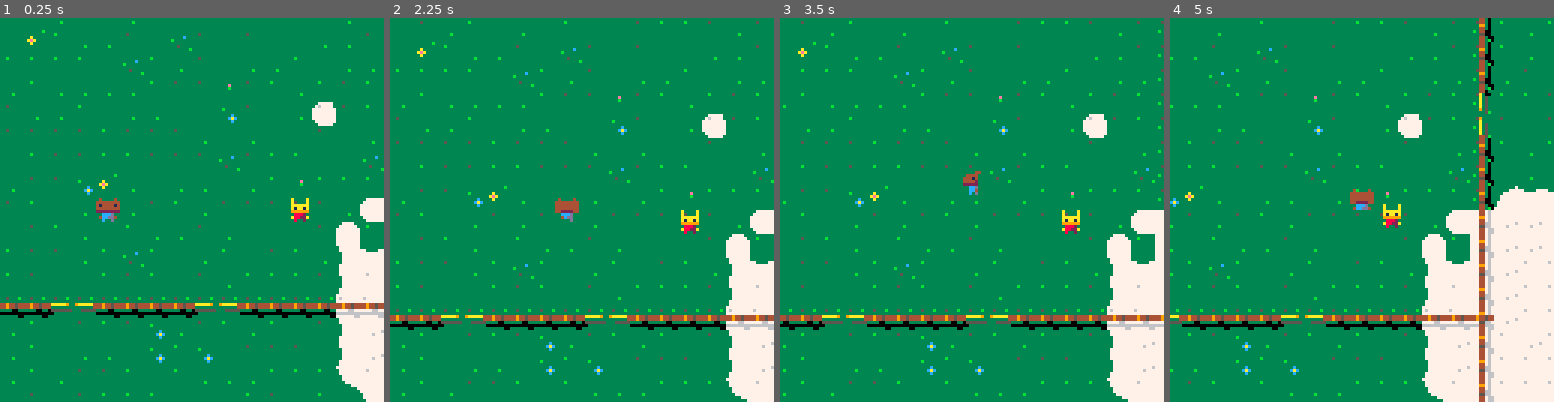
Above: before the commit, frames 1-4 (left to right).
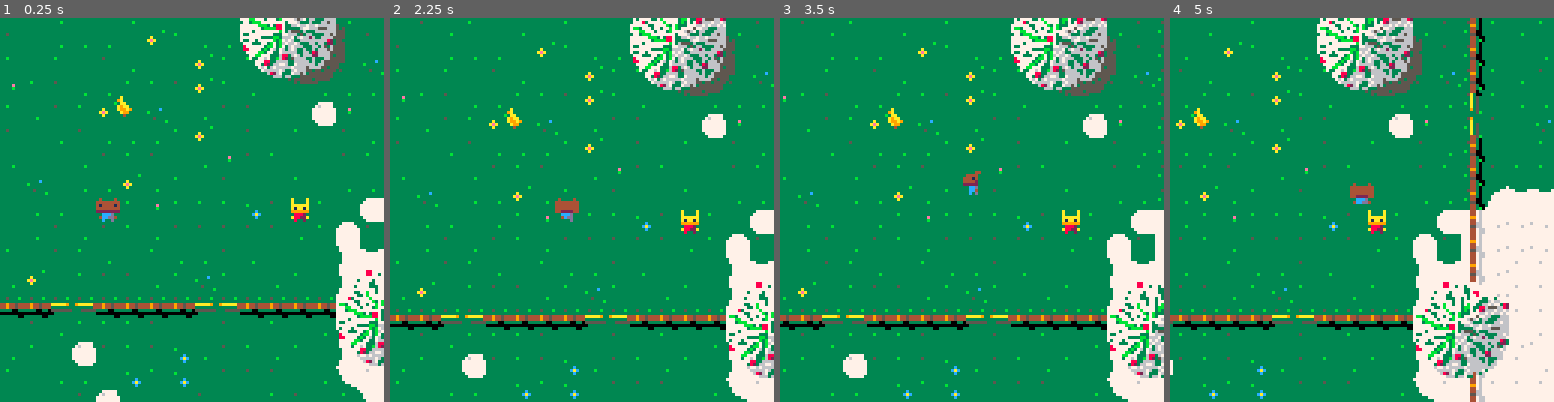
Above: after the commit, the same moments.

Repository: ElectricToy/pico-8
Game: PICO-8 cartridge snow.p8
Two runs of this game, one before a commit and one after it. Both use one fixed random seed, a clock stepped at 60 frames per second and the inputs below.
Inputs:
- Up to frame 1 (0.25 s): no input
- Up to frame 2 (2.25 s): hold Right 1.6-2.1 s; hold Up from 2.15 s (still down)
- Up to frame 3 (3.5 s): release Up at 2.42 s; hold Right 2.47-3.03 s; hold Left from 3.08 s (still down)
- Up to frame 4 (5 s): release Left at 3.58 s; hold Down 3.63-3.97 s; hold Right 4.02-4.68 s; hold Up from 4.73 s (still down)

The runs differ from the first frame. In frame 1, 7.1% of the frame differs, in the area x 1-100%, y 0-100%; in frame 2, 7.6%; in frame 3, 7.9%; in frame 4, 17%, in the area x 0-100%, y 0-100%.

Commit message:
Implement subclassing, trees, better sounds, beginning of chickens.

Diff:
--- a/snow.p8
+++ b/snow.p8
@@ -2,13 +2,56 @@
 version 10
 __lua__
 
+-- object oriented infrastructure. See http://lua-users.org/wiki/InheritanceTutorial
+
+function inheritsFrom( baseClass )
+
+    local new_class = {}
+    new_class.__index = new_class
+
+    if nil ~= baseClass then
+        setmetatable( new_class, { __index = baseClass } )
+    end
+
+    -- Implementation of additional OO properties starts here --
+
+    -- Return the class object of the instance
+    function new_class:class()
+        return new_class
+    end
+
+    -- Return the super class object of the instance
+    function new_class:superClass()
+        return baseClass
+    end
+
+    -- Return true if the caller is an instance of theClass
+    function new_class:isa( theClass )
+        local b_isa = false
+
+        local cur_class = new_class
+
+        while ( nil ~= cur_class ) and ( false == b_isa ) do
+            if cur_class == theClass then
+                b_isa = true
+            else
+                cur_class = cur_class:superClass()
+            end
+        end
+
+        return b_isa
+    end
+
+    return new_class
+end
+
+
 -- vector class
 
-vector = {}
+vector = inheritsFrom( nil )
 
 function vector:new( x, y )
 	local newobj = { x = x, y = y }
-	self.__index = self
 	return setmetatable( newobj, self )
 end
 
@@ -99,7 +142,7 @@
 
 -- class sprite
 
-sprite = {}
+sprite = inheritsFrom( nil )
 
 function sprite:new( x, y )
 	local newobj = {
@@ -108,7 +151,6 @@
 		animationindex = 1,
 		spriteflip = false,
 	}
-	self.__index = self
 	return setmetatable( newobj, self )
 end
 
@@ -136,9 +178,13 @@
 
 -- class body
 
-body = {}
+body = inheritsFrom( nil )
 
 function body:new( x, y, radius )
+	assert( x )
+	assert( y )
+	assert( radius )
+
 	local newobj = {
 		alive = true,
 		pos = vector:new( x, y ),
@@ -155,8 +201,9 @@
 		totalcontrollerimpulse = 0,
 		feetsnowiness = 0,
 		currentmappos = nil,				-- todo
+		collisionmask = 0xFF,
+		collisionrefusalmask = 0,
 	}
-	self.__index = self
 	add( bodies, newobj )
 	return setmetatable( newobj, self )
 end
@@ -203,6 +250,7 @@
 
 function body:onenteringmappos( mappos )
 	-- todo
+	printh( "entering " .. mappos:tostring() )
 end
 
 function setgate( mappos, step, ulspriteindex, brspriteindex )
@@ -329,7 +377,6 @@
 end
 
 function body:onfootstep()
-	sfx( 0 )
 
 	-- decline snowiness.
 
@@ -340,6 +387,9 @@
 	local mapsprite = mapatworld( self:footposition() )
 	if fget( mapsprite, 3 )	then -- snowy?
 		self.feetsnowiness = clamp( self.feetsnowiness + 0.15, 0, 1 )
+		sfx( 2 )
+	else
+		sfx( 0 )
 	end
 
 	-- place footprints
@@ -350,15 +400,44 @@
 	end
 end
 
+-- class player
+
+player = inheritsFrom( body )
+
+function player:new( x, y )
+	local newobj = body:new( x, y, 4 )
+
+	newobj.drag = 0.5
+	newobj.controllerimpulsescalar = 0.8
+	newobj.collisionrefusalmask = 1			-- Players don't collide with each other.
+
+	return setmetatable( newobj, self )
+end
+
+-- class chicken
+
+chicken = inheritsFrom( body )
+
+function chicken:new( x, y )
+	local newobj = body:new( x, y, 3 )
+
+	newobj:setbasesprite( 113 )
+	newobj.sprite.animation = { newobj.basesprite }
+	newobj.drag = 0.5
+	newobj.controllerimpulsescalar = 0.8
+	newobj.collisionmask = 0
+
+	return setmetatable( newobj, self )
+end
+
 -- class controller
 
-controller = {}
+controller = inheritsFrom( nil )
 
 function controller:new( body )
 	local newobj = {
 		body = body
 	}
-	self.__index = self
 	if body != nil then body.controller = newobj end
 	return setmetatable( newobj, self )
 end
@@ -367,7 +446,7 @@
 end
 
 
-playercontroller = controller:new( nil )
+playercontroller = inheritsFrom( controller )
 
 function playercontroller:update()
 	local playerindex = 0
@@ -453,7 +532,7 @@
 		offset = offset:perpendicular()
 	end
 
-	printh( "snowyNeighbors: " .. #snowyNeighbors .. ", grassy: " .. #grassyNeighbors )
+	-- printh( "snowyNeighbors: " .. #snowyNeighbors .. ", grassy: " .. #grassyNeighbors )
 
 	local newSprite = 2 + rnd( 2 )
 
@@ -509,22 +588,17 @@
 
 	-- setup the players
 
-	local player1 = body:new( 32, 64, 4 )
-	player1:setbasesprite( 64 )
-	player1.drag = 0.5
-	player1.controllerimpulsescalar = 0.8
+	local player1 = player:new( 32, 64 )
 	local playercontroller1 = playercontroller:new( player1 )
 
-	local player2 = body:new( 96, 64, 4 )
+	local player2 = player:new( 96, 64 )
 	player2:setbasesprite( 68 )
-	player2.drag = 0.5
-	player2.controllerimpulsescalar = 0.75
-
-
-	-- player1:addimpulse( vector:new(  4, 0 ))
-	-- player2:addimpulse( vector:new( -1, 0 ))
-
-	-- player2.color = 4
+
+	-- setup the chickens. Oh yes.
+
+	for i = 1, 1 do
+		chicken:new( randinrange( 20, 40 ), randinrange( 10, 30 ) )
+	end
 end
 
 
@@ -534,7 +608,13 @@
 	-- colliding?
 
 	-- collidable?
-	-- todo!!!
+	if band( a.collisionmask, b.collisionmask ) == 0
+		or
+	   band( a.collisionrefusalmask, b.collisionrefusalmask ) ~= 0 then
+
+	   -- Don't want to collide
+	   return
+	end
 
 	-- overlapping?
 
@@ -684,13 +764,40 @@
 
 	map( 0, 0, 0, 0, 96, 64 )
 
-	for index, footprint in pairs( footprints ) do
+	-- Draw shadows
+
+	spr( 139, 10.5*8, -3, 4, 4 )
+	spr( 139, 20*8, 16, 4, 4 )
+
+	-- Draw footprints
+
+	for footprint in all( footprints ) do
 		footprint:draw()
 	end
+
+	-- Draw bodies
 
 	eachbody( function( body )
 		body:draw()
 	end )
+
+	-- Draw hiding places.
+
+	-- sw barn
+	spr( 128, 0, 21*8, 4, 4 )
+	spr( 132, 4*8, 21*8, 3, 4 )
+
+	-- ne barn
+	spr( 196, 42*8, 0, 4, 4 )
+	spr( 200, 46*8, 0, 2, 4 )
+
+	-- trees
+	spr( 192, 10*8, -8, 4, 4 )
+	spr( 135, 20*8, 16, 4, 4 )
+	spr( 192, 26*8, -2, 4, 4 )
+	spr( 192, 14*8, 11*8, 4, 4 )
+	spr( 192, 24*8, 22*8, 4, 4 )
+
 
 end
 
@@ -828,11 +935,11 @@
 0000080808000000000008080808080024010900002424341400000808080800040109000004043414000008080800003414090000000000000000080808000000000000000000000000000000000000000000000000000000000000000000000000000000000000000000000000000000000000000000000000000000000000
 0000000000000000000000000000000000000000000000000000000000000000000000000000000000000000000000000000000000000000000000000000000000000000000000000000000000000000000000000000000000000000000000000000000000000000000000000000000000000000000000000000000000000000
 __map__
-0101010101010101010101010101010111010101010101010101010101010101110101010101010101010101010101010000000000000000000000000000000000000000000000000000000000000000000000000000000000000000000000000000000000000000000000000000000000000000000000000000000000000000
-0101010101010101010101010101010111010101010101010101010101010101110101010101010101010101010101010000000000000000000000000000000000000000000000000000000000000000000000000000000000000000000000000000000000000000000000000000000000000000000000000000000000000000
-0101010101010101010101010101010111010101030301010101010301010101110101010303010101010101010101010000000000000000000000000000000000000000000000000000000000000000000000000000000000000000000000000000000000000000000000000000000000000000000000000000000000000000
-0101010101010101010101010101010110010101030301010101010101010101100101010303010101010101010101010000000000000000000000000000000000000000000000000000000000000000000000000000000000000000000000000000000000000000000000000000000000000000000000000000000000000000
-0101010101010101010101010103010120010101010101010101010101010101200101010101010101010101010101010000000000000000000000000000000000000000000000000000000000000000000000000000000000000000000000000000000000000000000000000000000000000000000000000000000000000000
+0101010101010101010101010101010111010101010101010101010101010101110101010101010101010114141414140000000000000000000000000000000000000000000000000000000000000000000000000000000000000000000000000000000000000000000000000000000000000000000000000000000000000000
+0101010101010101010101010101010111010101010101010101010101010101110101010101010101010114141414140000000000000000000000000000000000000000000000000000000000000000000000000000000000000000000000000000000000000000000000000000000000000000000000000000000000000000
+0101010101010101010101010101010111010101030301010101010301010101110101010303010101010114141414140000000000000000000000000000000000000000000000000000000000000000000000000000000000000000000000000000000000000000000000000000000000000000000000000000000000000000
+0101010101010101010101010101010110010101030301010101010101010101100101010303010101010114141414140000000000000000000000000000000000000000000000000000000000000000000000000000000000000000000000000000000000000000000000000000000000000000000000000000000000000000
+0101010101010101010101010103010120010101010101010101010101010101200101010101010101010134141414140000000000000000000000000000000000000000000000000000000000000000000000000000000000000000000000000000000000000000000000000000000000000000000000000000000000000000
 0101010101010101010101010101010111010101010101010101010101010101110101010101010101010101010101010000000000000000000000000000000000000000000000000000000000000000000000000000000000000000000000000000000000000000000000000000000000000000000000000000000000000000
 0101010101010101010101010101010111010101010101020203040302020101110101010101010101010101010101010000000000000000000000000000000000000000000000000000000000000000000000000000000000000000000000000000000000000000000000000000000000000000000000000000000000000000
 0101010101010101010101010101010111020302020302020202020204030202110101010101010101010101010101010000000000000000000000000000000000000000000000000000000000000000000000000000000000000000000000000000000000000000000000000000000000000000000000000000000000000000
@@ -842,17 +949,17 @@
 0101010101010101010101010101030212030202020303040404040404020203120202010101010101010101030303030000000000000000000000000000000000000000000000000000000000000000000000000000000000000000000000000000000000000000000000000000000000000000000000000000000000000000
 2121303121212121303121212121222232030303030303030303030303030303120302010101010101010101030303030000000000000000000000000000000000000000000000000000000000000000000000000000000000000000000000000000000000000000000000000000000000000000000000000000000000000000
 0101010101010101010101010101020212030303030303030303030303030303120203010101010101010101010103030000000000000000000000000000000000000000000000000000000000000000000000000000000000000000000000000000000000000000000000000000000000000000000000000000000000000000
-0101010101010101010101010101030312020203020302020302020302020202120303010101010101010101010101010000000000000000000000000000000000000000000000000000000000000000000000000000000000000000000000000000000000000000000000000000000000000000000000000000000000000000
+0101010301010101010101010101030312020203020302020302020302020202120303010101010101010101010101010000000000000000000000000000000000000000000000000000000000000000000000000000000000000000000000000000000000000000000000000000000000000000000000000000000000000000
 0101010101010101010101010101020212020303020202020202020202030202322222212130312121212130312121210000000000000000000000000000000000000000000000000000000000000000000000000000000000000000000000000000000000000000000000000000000000000000000000000000000000000000
-0101010101010101010101010101010212030302020101020302020302020302030202010101010101010101010101010000000000000000000000000000000000000000000000000000000000000000000000000000000000000000000000000000000000000000000000000000000000000000000000000000000000000000
-0101010101010101010101010101010112020203020202020203020202030202030203010101010101010101030303030000000000000000000000000000000000000000000000000000000000000000000000000000000000000000000000000000000000000000000000000000000000000000000000000000000000000000
-0101010103030101010101010101010111020302030202030202020203030202030201010101010101010303030303030000000000000000000000000000000000000000000000000000000000000000000000000000000000000000000000000000000000000000000000000000000000000000000000000000000000000000
-0101010103040301010101010101010111010103020302030202030302020101010101010101010101030303030303030000000000000000000000000000000000000000000000000000000000000000000000000000000000000000000000000000000000000000000000000000000000000000000000000000000000000000
-0101010103030401010101010101010111010101010101010101010102010101010101010103030101030303030303030000000000000000000000000000000000000000000000000000000000000000000000000000000000000000000000000000000000000000000000000000000000000000000000000000000000000000
-0101010101010101010101010101010110010101010101010101010101010101010101010103030301010303030101010000000000000000000000000000000000000000000000000000000000000000000000000000000000000000000000000000000000000000000000000000000000000000000000000000000000000000
-0101010101010101010101010101010120010101010303010101010101030101010101010103030101010101010101010000000000000000000000000000000000000000000000000000000000000000000000000000000000000000000000000000000000000000000000000000000000000000000000000000000000000000
-0101010101010101010101010101010111010101010301010101010101010101010101010101010101010101010101010000000000000000000000000000000000000000000000000000000000000000000000000000000000000000000000000000000000000000000000000000000000000000000000000000000000000000
-0101010101010101010101010101010111010101010101010101010101010101010101010101010101010101010101010000000000000000000000000000000000000000000000000000000000000000000000000000000000000000000000000000000000000000000000000000000000000000000000000000000000000000
+0101010103010101010101010101010212030302020101020302020302020302030202010101010101010101010101010000000000000000000000000000000000000000000000000000000000000000000000000000000000000000000000000000000000000000000000000000000000000000000000000000000000000000
+0103010101030101030101010101010112020203020202020203020202030202030203010101010101010101030303030000000000000000000000000000000000000000000000000000000000000000000000000000000000000000000000000000000000000000000000000000000000000000000000000000000000000000
+0101010303030101010101010101010111020302030202030202020203030202030201010101010101010303030303030000000000000000000000000000000000000000000000000000000000000000000000000000000000000000000000000000000000000000000000000000000000000000000000000000000000000000
+0101010303040301010101030301010111010103020302030202030302020101010101010101010101030303030303030000000000000000000000000000000000000000000000000000000000000000000000000000000000000000000000000000000000000000000000000000000000000000000000000000000000000000
+0101010101010101010101030101010111010101010101010101010102010101010101010103030101030303030303030000000000000000000000000000000000000000000000000000000000000000000000000000000000000000000000000000000000000000000000000000000000000000000000000000000000000000
+1414141414141401010101010101010110010101010101010101010101010101010101010103030301010303030101010000000000000000000000000000000000000000000000000000000000000000000000000000000000000000000000000000000000000000000000000000000000000000000000000000000000000000
+1414141414141424010101010101010120010101010303010101010101030101010101010103030101010101010101010000000000000000000000000000000000000000000000000000000000000000000000000000000000000000000000000000000000000000000000000000000000000000000000000000000000000000
+1414141414141414010101010101010111010101010301010101010101010101010101010101010101010101010101010000000000000000000000000000000000000000000000000000000000000000000000000000000000000000000000000000000000000000000000000000000000000000000000000000000000000000
+1414141414141414010101010101010111010101010101010101010101010101010101010101010101010101010101010000000000000000000000000000000000000000000000000000000000000000000000000000000000000000000000000000000000000000000000000000000000000000000000000000000000000000
 0000000000000000000000000000000000000000000000000000000000000000000000000000000000000000000000000000000000000000000000000000000000000000000000000000000000000000000000000000000000000000000000000000000000000000000000000000000000000000000000000000000000000000
 0000000000000000000000000000000000000000000000000000000000000000000000000000000000000000000000000000000000000000000000000000000000000000000000000000000000000000000000000000000000000000000000000000000000000000000000000000000000000000000000000000000000000000
 0000000000000000000000000000000000000000000000000000000000000000000000000000000000000000000000000000000000000000000000000000000000000000000000000000000000000000000000000000000000000000000000000000000000000000000000000000000000000000000000000000000000000000
Not shown, changed: 96 lines of the sprite sheet (__gfx__) section of snow.p8
Not shown, changed: the sound effects (__sfx__) section of snow.p8
Not shown, added: Snow Hide and Seek Game.md
